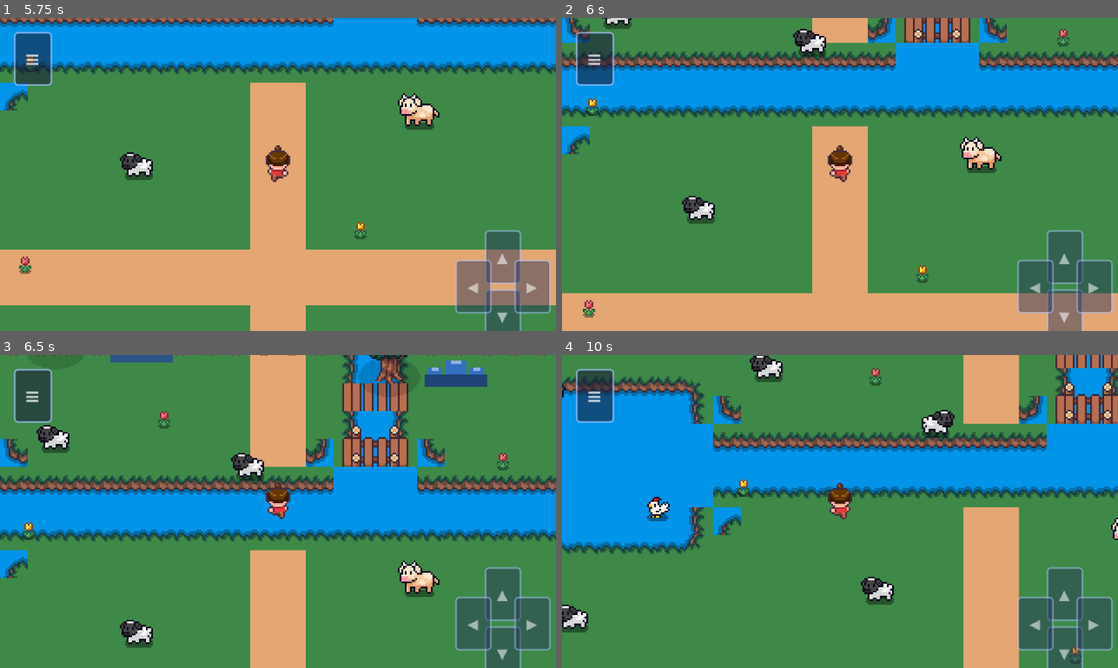
Above: before the commit, frames 1-4 (two rows, left to right).
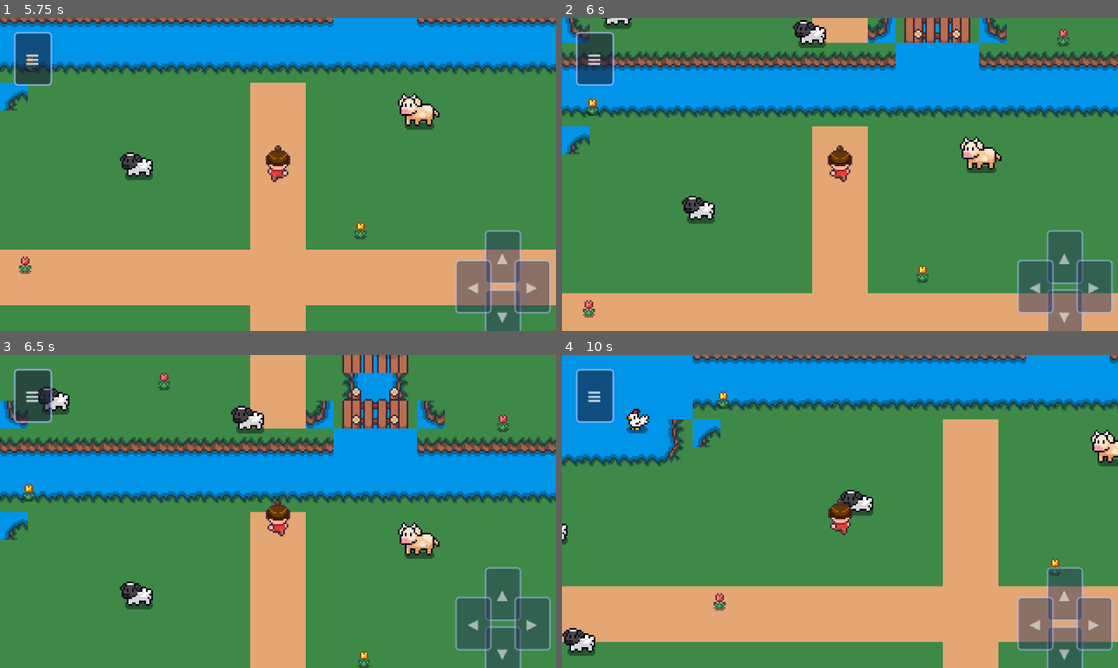
Above: after the commit, the same moments.

Repository: Alpifra/la-grosse-idee
Game: Godot game, scene res://scenes/World/Field.tscn
The game is run twice, just before and just after one commit, with the same random seed, the same clock (stepped at 60 frames per second) and the same inputs.
Inputs:
- Up to frame 1 (5.75 s): click "▲" at 0.5 s; click "▼" at 1.25 s; click "◀" at 2 s; click "▶" at 2.75 s; click "≡" at 3.5 s; click "Stats" at 4.25 s; tap Enter (ui_accept) at 5, 5.27 s; hold Z (move_up) from 5.03 s (still down); hold Shift from 5.03 s (still down)
- Up to frame 2 (6 s): keep holding Z (move_up); release Shift at 5.78 s; tap Shift at 5.85 s
- Up to frame 3 (6.5 s): keep holding Z (move_up); tap Enter (ui_accept) at 6.02 s
- Up to frame 4 (10 s): release Z (move_up) at 6.53 s; hold Shift 6.53-7.28 s; hold Q (move_left) 6.53-8.03 s; tap Shift at 7.35, 8.85 s; tap Enter (ui_accept) at 7.52, 8.27, 9.02 s; hold S (move_down) 8.03-8.78 s; hold Shift 8.03-8.78 s; hold D (move_right) 8.78-9.53 s; hold Z (move_up) from 9.53 s (still down); hold Shift from 9.53 s (still down)

Frame 1 is identical in both runs. In frame 2, 0.6% of the frame differs, in the area x 41-48%, y 0-13%; in frame 3, 39%; in frame 4, 62%, in the area x 0-100%, y 0-100%.

Commit message:
feat: add water/fence collisions + optimize animation calls
- FieldWater: StaticBody2D pour lac, rivière H, rivière V (hors pont) —
  le pont (rows 2-4) reste passable
- FieldGround: StaticBody2D périmètre clôture — joueur et animaux
  ne peuvent plus sortir du champ
- FarmerController + AnimalController: play() appelé uniquement quand
  l'animation change réellement (garde StringName _cur_anim)

Co-Authored-By: Claude Sonnet 4.6 <noreply@anthropic.com>

Diff:
--- a/scripts/Characters/AnimalController.gd
+++ b/scripts/Characters/AnimalController.gd
@@ -14,16 +14,17 @@
 
 @onready var _sprite : AnimatedSprite2D = $AnimatedSprite2D
 
-var _target : Vector2
-var _moving := false
-var _timer  := 0.0
+var _target   : Vector2
+var _moving   := false
+var _timer    := 0.0
+var _cur_anim := &""  # Evite les appels play() redondants
 
 func _ready() -> void:
 	motion_mode = CharacterBody2D.MOTION_MODE_FLOATING
 	position    = position.snapped(Vector2(TILE_SIZE, TILE_SIZE))
 	_target     = position
 	_timer      = randf_range(IDLE_MIN, IDLE_MAX)
-	_sprite.play("idle")
+	_play(&"idle")
 
 func _physics_process(delta: float) -> void:
 	if _moving:
@@ -44,7 +45,7 @@
 		velocity = Vector2.ZERO
 		_moving  = false
 		_timer   = randf_range(IDLE_MIN, IDLE_MAX)
-		_sprite.play("idle")
+		_play(&"idle")
 		return
 
 	velocity = to_target.normalized() * move_speed * TILE_SIZE
@@ -58,7 +59,13 @@
 	if (_target - position).length() >= dist - 0.1:
 		_moving = false
 		_timer  = randf_range(IDLE_MIN, IDLE_MAX)
-		_sprite.play("idle")
+		_play(&"idle")
+
+## Appelle play() uniquement si l'animation change
+func _play(anim: StringName) -> void:
+	if anim != _cur_anim:
+		_cur_anim = anim
+		_sprite.play(anim)
 
 ## Choisit une tuile adjacente dans les bounds
 func _pick_target() -> void:
@@ -72,6 +79,6 @@
 		if field_bounds.has_point(c):
 			_target = c
 			_moving = true
-			_sprite.play("walk")
+			_play(&"walk")
 			return
 	_timer = randf_range(IDLE_MIN, IDLE_MAX)
--- a/scripts/Characters/FarmerController.gd
+++ b/scripts/Characters/FarmerController.gd
@@ -10,7 +10,8 @@
 @onready var _sprite : AnimatedSprite2D = $AnimatedSprite2D
 
 ## Dernière direction mémorisée pour l'animation idle (bas par défaut)
-var _last_dir := Vector2.DOWN
+var _last_dir  := Vector2.DOWN
+var _cur_anim  := &""  # Animation courante — évite les appels play() redondants
 
 func _ready() -> void:
 	add_to_group("player")
@@ -42,14 +43,24 @@
 
 ## Animation de marche selon la direction
 func _play_walk_anim(dir: Vector2) -> void:
-	if   dir == Vector2.LEFT:  _sprite.play("walk_left")
-	elif dir == Vector2.RIGHT: _sprite.play("walk_right")
-	elif dir == Vector2.UP:    _sprite.play("walk_up")
-	elif dir == Vector2.DOWN:  _sprite.play("walk_down")
+	var anim: StringName
+	if   dir == Vector2.LEFT:  anim = &"walk_left"
+	elif dir == Vector2.RIGHT: anim = &"walk_right"
+	elif dir == Vector2.UP:    anim = &"walk_up"
+	else:                      anim = &"walk_down"
+	_play(anim)
 
 ## Animation idle selon la dernière direction regardée
 func _play_idle_anim() -> void:
-	if   _last_dir == Vector2.LEFT:  _sprite.play("idle_left")
-	elif _last_dir == Vector2.RIGHT: _sprite.play("idle_right")
-	elif _last_dir == Vector2.UP:    _sprite.play("idle_up")
-	else:                             _sprite.play("idle_down")
+	var anim: StringName
+	if   _last_dir == Vector2.LEFT:  anim = &"idle_left"
+	elif _last_dir == Vector2.RIGHT: anim = &"idle_right"
+	elif _last_dir == Vector2.UP:    anim = &"idle_up"
+	else:                            anim = &"idle_down"
+	_play(anim)
+
+## Appelle play() uniquement si l'animation change — évite un appel inutile à 60 fps
+func _play(anim: StringName) -> void:
+	if anim != _cur_anim:
+		_cur_anim = anim
+		_sprite.play(anim)
--- a/scripts/World/FieldGround.gd
+++ b/scripts/World/FieldGround.gd
@@ -30,8 +30,38 @@
 const R_BL := Rect2(16, 32, 16, 16)  ## Tile(1,2) — planche droite,  post y=0..15 — coin bas-gauche
 const R_BR := Rect2(48, 32, 16, 16)  ## Tile(3,2) — planche gauche,  post y=0..15 — coin bas-droit
 
+func _ready() -> void:
+	_add_fence_collision()
+
 func _draw() -> void:
 	_draw_fence()
+
+# ── Collisions physiques ──────────────────────────────────────────────────────
+
+## Crée 4 murs invisibles (StaticBody2D) le long du périmètre de la clôture.
+## Le joueur et les animaux ne peuvent pas traverser les barrières.
+func _add_fence_collision() -> void:
+	var body := StaticBody2D.new()
+	add_child(body)
+	var fw  := float(field_width)
+	var fh  := float(field_height)
+	var fs  := float(fence_size)
+	# Bord haut
+	_add_rect(body, Vector2(fw * 0.5, fs * 0.5),       Vector2(fw, fs))
+	# Bord bas
+	_add_rect(body, Vector2(fw * 0.5, fh - fs * 0.5),  Vector2(fw, fs))
+	# Bord gauche
+	_add_rect(body, Vector2(fs * 0.5, fh * 0.5),       Vector2(fs, fh))
+	# Bord droit
+	_add_rect(body, Vector2(fw - fs * 0.5, fh * 0.5),  Vector2(fs, fh))
+
+func _add_rect(body: StaticBody2D, center: Vector2, size: Vector2) -> void:
+	var cs    := CollisionShape2D.new()
+	var shape := RectangleShape2D.new()
+	shape.size  = size
+	cs.shape    = shape
+	cs.position = center
+	body.add_child(cs)
 
 # ── Clôture ────────────────────────────────────────────────────────────────────
 
--- a/scripts/World/FieldWater.gd
+++ b/scripts/World/FieldWater.gd
@@ -42,6 +42,7 @@
 
 func _ready() -> void:
 	texture_filter = CanvasItem.TEXTURE_FILTER_NEAREST
+	_add_water_collision()
 	_print_water_map()
 
 func _input(event: InputEvent) -> void:
@@ -106,6 +107,32 @@
 	draw_texture_rect_region(_WAT_TILE,
 		Rect2(c * TILE, r * TILE, TILE, TILE),
 		_wt(wt_col, wt_row))
+
+# ── Collisions physiques ──────────────────────────────────────────────────────
+
+## Crée un StaticBody2D enfant avec les formes de collision des plans d'eau.
+## Le pont (rows 2–4) est exclu → passable.
+## Les rivières qui se chevauchent sur col 9 ou cols 22–24 sont couvertes deux fois,
+## ce qui est sans effet négatif pour la physique.
+func _add_water_collision() -> void:
+	var body := StaticBody2D.new()
+	add_child(body)
+	# Lac : cols 3–9, rows 3–9
+	_add_rect(body, Vector2(104, 104), Vector2(7 * TILE, 7 * TILE))
+	# Rivière H : cols 9–39, rows 5–7
+	_add_rect(body, Vector2(392, 104), Vector2(31 * TILE, 3 * TILE))
+	# Rivière V au-dessus du pont : cols 22–24, rows 0–1
+	# (rows 2–4 = pont passable ; rows 5–7 déjà couverts par rivière H)
+	_add_rect(body, Vector2(376, 16), Vector2(3 * TILE, 2 * TILE))
+
+## Ajoute un CollisionShape2D rectangulaire centré sur `center` au StaticBody2D donné.
+func _add_rect(body: StaticBody2D, center: Vector2, size: Vector2) -> void:
+	var cs    := CollisionShape2D.new()
+	var shape := RectangleShape2D.new()
+	shape.size   = size
+	cs.shape     = shape
+	cs.position  = center
+	body.add_child(cs)
 
 # ── Pont ───────────────────────────────────────────────────────────────────────
 
